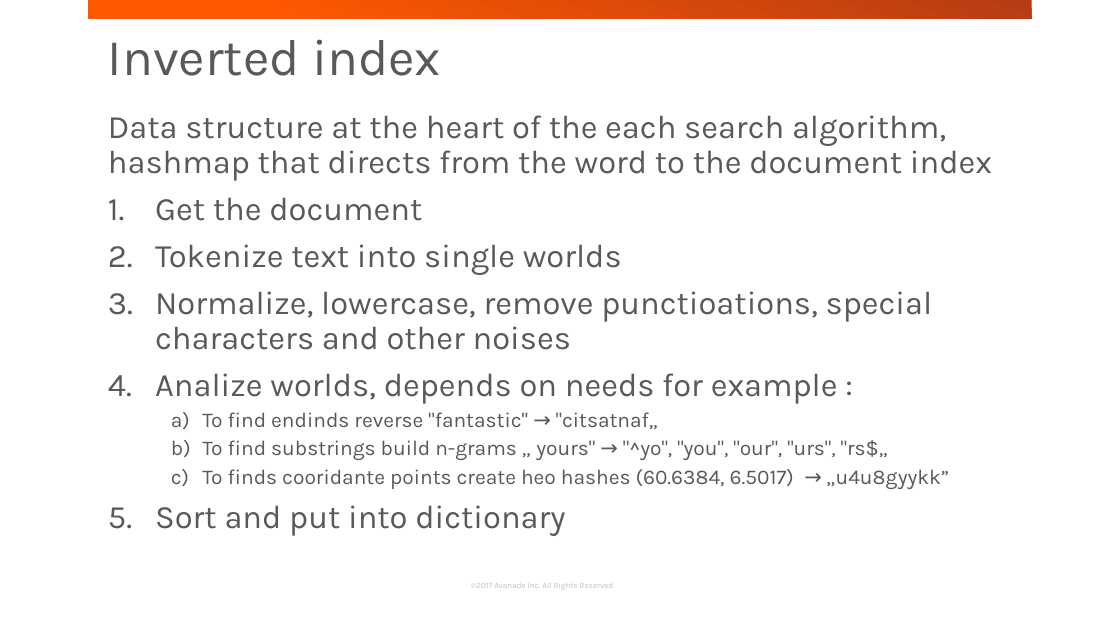
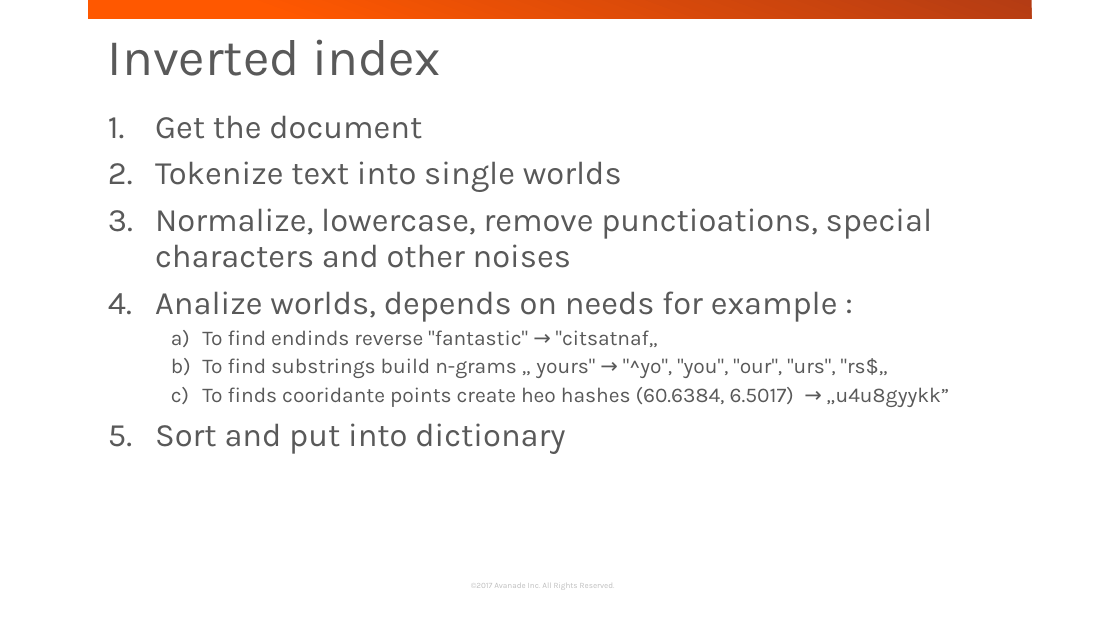
Before and after one commit to jakubgw/elasticsearch-short-intruduction, a slide deck: slide 9 of elasticsearch short introduction.pptx (slide 8 before the commit). Drawn at 1120x630 pixels with LibreOffice and Linux fonts; fonts in the diff are those of the drawing; background and template pictures are left out. Boxes give left, top, right and bottom in pixels: in the first picture for what was removed or moved away, otherwise in the second. Text is boxed around its words. In the diff, an @@ line names an element or a change of style, - is before the commit and + after.

```diff
--- a/elasticsearch short introduction.pptx
+++ b/elasticsearch short introduction.pptx
@@ text at bbox=[108, 115, 992, 181]: paragraph removed @@
-Data structure at the heart of the each search algorithm, hashmap that directs from the word to the document index
```
Also in this commit, not shown: 8 other slides changed, 3 slides added, 1 slide removed, 4 other files.
